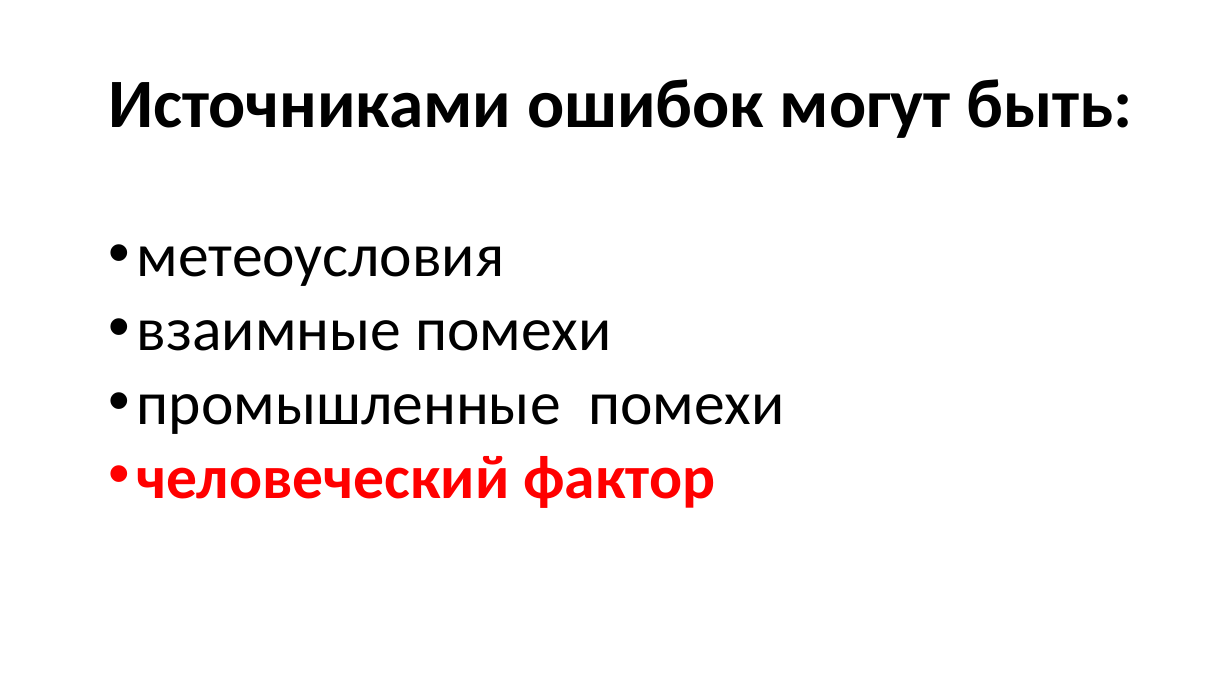
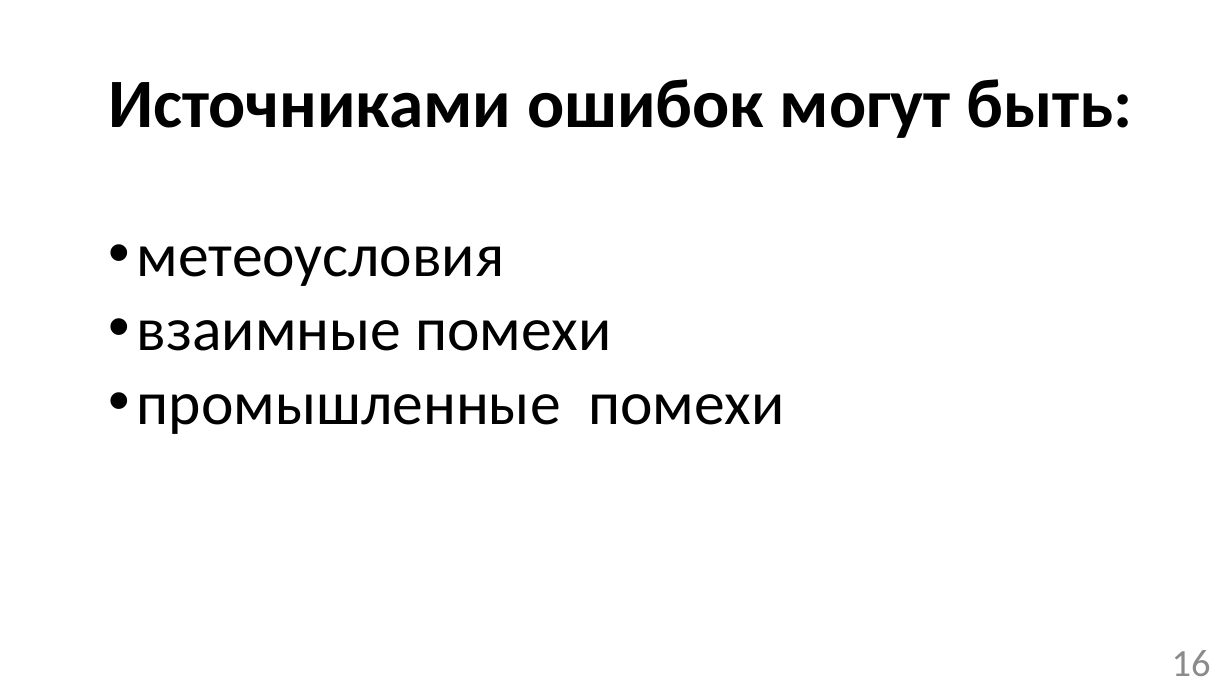
Before and after one commit to mrAdiy/rmsc_bak, a slide deck: slide 16 of Презентация бакалаврской SPEECH.pptx. Drawn at 1232x693 pixels with LibreOffice and Linux fonts; fonts in the diff are those of the drawing. Boxes give left, top, right and bottom in pixels: in the first picture for what was removed or moved away, otherwise in the second. Text is boxed around its words. In the diff, an @@ line names an element or a change of style, - is before the commit and + after.

```diff
--- a/Презентация бакалаврской SPEECH.pptx
+++ b/Презентация бакалаврской SPEECH.pptx
@@ text at bbox=[137, 456, 715, 508]: paragraph removed @@
-• человеческий фактор
@@ page number added at bbox=[1172, 650, 1211, 676], 30 pt, text #8C8C8C @@
+16
```
Also in this commit, not shown: 15 other slides changed, 1 slide added, 1 slide removed, 5 other files.
